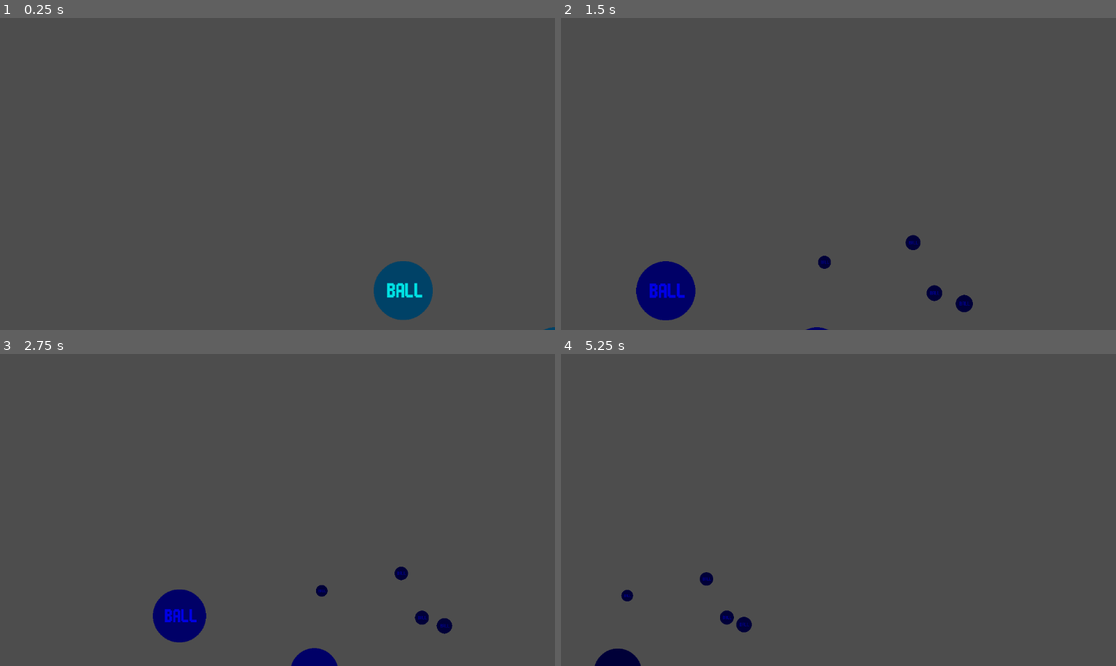
Above: before the commit, frames 1-4 (two rows, left to right).
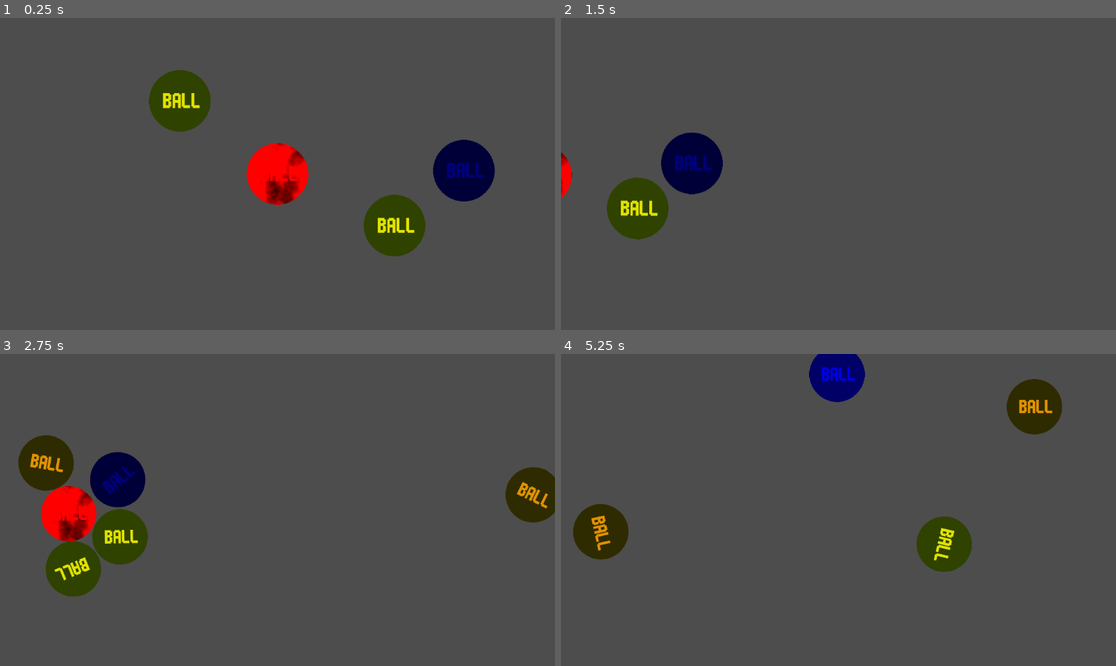
Above: after the commit, the same moments.

Repository: Serebr1k-code/cosmic-bodies-2d-simulator
Game: Godot game, scene res://main/main.tscn
The game is run twice, just before and just after one commit, with the same random seed, the same clock (stepped at 60 frames per second) and the same inputs.
Inputs (mouse positions are in pixels of both pictures, inside the frame that each line leads up to):
- Up to frame 1 (0.25 s): no input
- Up to frame 2 (1.5 s): tap Enter (ui_accept) at 0.5, 0.77 s; move the mouse to (960, 158) at 0.52 s; hold Right (right) from 0.53 s (still down); tap Mouse wheel down (scroll_down) at 0.6 s; move the mouse to (727, 189) at 1.27 s; tap Mouse wheel up (scroll_up) at 1.35 s
- Up to frame 3 (2.75 s): tap Enter (ui_accept) at 1.52 s; move the mouse to (333, 441) at 2.02 s; release Right (right) at 2.03 s; hold A (left) from 2.03 s (still down); tap Mouse wheel down (scroll_down) at 2.1 s
- Up to frame 4 (5.25 s): move the mouse to (810, 572) at 2.77 s; release A (left) at 2.78 s; hold Right (right) 2.78-4.28 s; tap Mouse wheel up (scroll_up) at 2.85, 4.35 s; tap Enter (ui_accept) at 3.02, 3.77, 4.52 s; move the mouse to (1005, 556) at 3.52 s; tap Mouse wheel down (scroll_down) at 3.6, 5.1 s; move the mouse to (672, 463) at 4.27 s; hold A (left) 4.28-5.03 s; move the mouse to (866, 510) at 5.02 s; hold Right (right) from 5.03 s (still down)

The runs differ from the first frame. In frame 1, 8.5% of the frame differs, in the area x 26-100%, y 16-100%; in frame 2, 5.7%; in frame 3, 10%, in the area x 3-100%, y 26-100%; in frame 4, 6.2%.

Commit message:
sun texture + mass fix

Diff:
--- a/cosmic_body/cosmic body.tscn
+++ b/cosmic_body/cosmic body.tscn
@@ -10,6 +10,7 @@
 radius = 64.0
 
 [node name="CosmicBody" type="RigidBody2D" groups=["physics"]]
+mass = 2000.0
 physics_material_override = SubResource("PhysicsMaterial_hr0ax")
 gravity_scale = 0.0
 script = ExtResource("1_hr0ax")
--- a/cosmic_body/cosmic_body.gd
+++ b/cosmic_body/cosmic_body.gd
@@ -15,11 +15,11 @@
 var specific_heat: float = 1000.0
 var emissivity: float = 0.9  # 0-1, how well it emits radiation
 var albedo: float = 0.3 # 0-1, how much light it reflects
-var density: float
+var density: float = 1/1000
 
-func _ready() -> void:
-	$Sprite2D.scale = Vector2.ONE*mass
-	$CollisionShape2D.scale = Vector2.ONE*mass
+#func _ready() -> void:
+	#$Sprite2D.scale = Vector2.ONE*mass*density
+	#$CollisionShape2D.scale = Vector2.ONE*mass*density
 
 func _process(delta: float) -> void:
 	pass
--- a/main/main.gd
+++ b/main/main.gd
@@ -4,10 +4,10 @@
 
 #onready
 @onready var cosmic_body = preload("res://cosmic_body/cosmic body.tscn")
-var G = 667
 
 #const
 const STEFAN_BOLTZMANN: float = 5.67e-8
+const G = 1
 
 #vars
 var thermal_bodies: Array[Thermal_body] = []
@@ -15,12 +15,12 @@
 
 func _ready() -> void:
 	var balls = []
-	for i in range(10):
+	for i in range(100):
 		balls.append(cosmic_body.instantiate())
-		balls[i].position = Vector2(randi_range(100, 1200), randi_range(100, 600))
-		balls[i].mass = randf()
+		balls[i].position = Vector2(randi_range(-3000, 3000), randi_range(-3000, 3000))
 		balls[i].temperature = randi_range(50, 1050)
 		add_child(balls[i])
+		balls[i].apply_central_impulse(Vector2(randf(), randf())*randf_range(1, 1000))
 
 func _process(delta: float) -> void:
 	handle_gravity(delta)
@@ -58,7 +58,7 @@
 				continue
 
 			# Inverse square law for radiation
-			var radiation_power = star.get_radiation_power()
+			var radiation_power = star.luminosity
 			var received_power = radiation_power / (4.0 * PI * distance * distance)
 
 			# Account for body's albedo (reflection)
--- a/main/main.tscn
+++ b/main/main.tscn
@@ -1,12 +1,20 @@
-[gd_scene load_steps=3 format=3 uid="uid://b3etj2l41jmul"]
+[gd_scene load_steps=5 format=3 uid="uid://b3etj2l41jmul"]
 
 [ext_resource type="Script" uid="uid://dym6w0eihaa7f" path="res://main/main.gd" id="1_53q0u"]
-[ext_resource type="Script" uid="uid://dh31frshd2evy" path="res://main/camera.gd" id="2_pjrb6"]
+[ext_resource type="Script" path="res://main/camera.gd" id="2_pjrb6"]
+[ext_resource type="PackedScene" uid="uid://co6h86rthora7" path="res://star_body/star_body.tscn" id="3_xwkvk"]
+[ext_resource type="PackedScene" uid="uid://d36d0mpqeicbg" path="res://cosmic_body/cosmic body.tscn" id="4_c651c"]
 
 [node name="main" type="Node2D"]
 script = ExtResource("1_53q0u")
 
 [node name="Camera" type="Camera2D" parent="."]
 script = ExtResource("2_pjrb6")
+
+[node name="StarBody" parent="." instance=ExtResource("3_xwkvk")]
+
+[node name="CosmicBody" parent="." instance=ExtResource("4_c651c")]
+position = Vector2(389, -7)
+
 [connection signal="child_entered_tree" from="." to="." method="_on_child_entered_tree"]
 [connection signal="child_exiting_tree" from="." to="." method="_on_child_exiting_tree"]
--- a/star_body/star_body.gd
+++ b/star_body/star_body.gd
@@ -2,12 +2,13 @@
 
 class_name Star_body
 
-var luminosity: float = 1000.0  # Power output
+var luminosity: float = 1000000.0  # Power output
 var core_temperature: float = 5778.0  # Kelvin
 
 func _ready() -> void:
 	temperature = 5778.0  # Солнечная температура
-	mass = 100000.0       # БОЛЬШАЯ масса
+	mass = 200000       # БОЛЬШАЯ масса
 	specific_heat = 100.0 # НИЗКАЯ теплоемкость (быстро реагируют)
 	emissivity = 1.0
 	albedo = 0.1
+	density = 1/1000*1.4
--- a/star_body/star_body.tscn
+++ b/star_body/star_body.tscn
@@ -6,8 +6,20 @@
 [sub_resource type="PhysicsMaterial" id="PhysicsMaterial_hr0ax"]
 bounce = 0.25
 
+[sub_resource type="ShaderMaterial" id="ShaderMaterial_p42br"]
+
 [sub_resource type="CircleShape2D" id="CircleShape2D_tnavn"]
 radius = 64.0
+
+[sub_resource type="Gradient" id="Gradient_qtygq"]
+
+[sub_resource type="FastNoiseLite" id="FastNoiseLite_8uah3"]
+
+[sub_resource type="NoiseTexture2D" id="NoiseTexture2D_0wtf6"]
+width = 128
+height = 128
+noise = SubResource("FastNoiseLite_8uah3")
+color_ramp = SubResource("Gradient_qtygq")
 
 [node name="StarBody" type="RigidBody2D" groups=["physics"]]
 physics_material_override = SubResource("PhysicsMaterial_hr0ax")
@@ -15,9 +27,17 @@
 script = ExtResource("1_qtygq")
 
 [node name="Sprite2D" type="Sprite2D" parent="."]
+light_mask = 3
+visibility_layer = 3
+material = SubResource("ShaderMaterial_p42br")
 texture = ExtResource("2_8uah3")
 
 [node name="CollisionShape2D" type="CollisionShape2D" parent="."]
 shape = SubResource("CircleShape2D_tnavn")
 
+[node name="PointLight2D" type="PointLight2D" parent="."]
+energy = 10.0
+range_item_cull_mask = 2
+texture = SubResource("NoiseTexture2D_0wtf6")
+
 [connection signal="apply_impulse" from="." to="." method="_on_apply_impulse"]
Not shown: 1 places in star_body/star_body.tscn that only renumber resources
